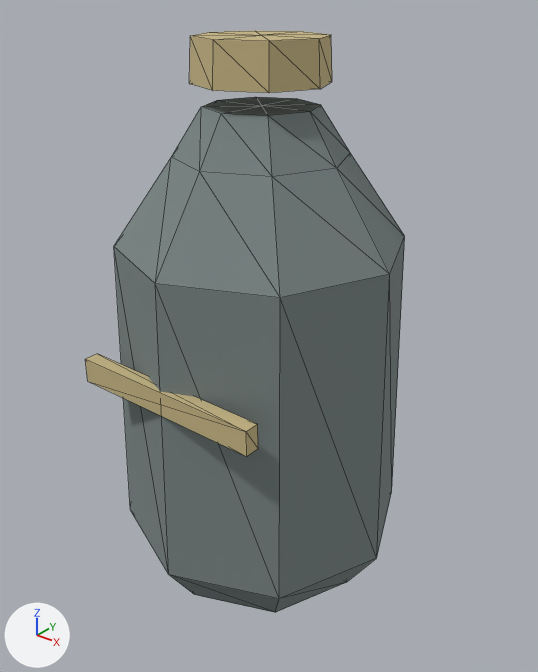
The OBJ model projects/hichaukitoden-game/assets/models/items/mega_potion.obj: old version first, new version second.
Both versions are drawn from a 50 mm lens placed at (1.79, -2.2, 1.32), pointed at (0.03, 0.0, -0.04). The lights are fixed; the arrows at lower left show +X, +Y and +Z. The first picture is the older version. Mesh edges are drawn as thin lines. Where no turn or scale is listed for an object, it has been applied to the vertices.

Names of what the first picture shows: 'mega_potion'.
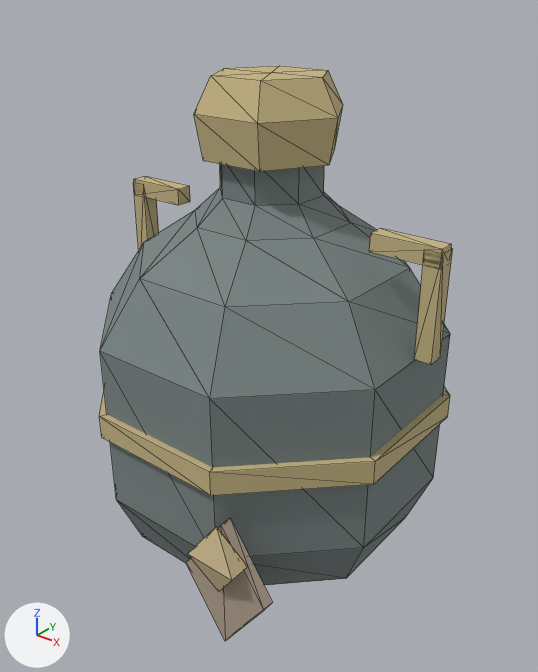
The change in detail:
Material 'wax' (mat_wax) is new.
Its base color is (0.608, 0.494, 0.275) (beige #cdbb8f).
Its roughness is 1.0.
me_mega_potion is used by ob_mega_potion; location (0.0, 0.0, 0.0).
me_mega_potion had 76 vertices, 136 faces and spanned x -0.62..0.62, y -0.62..0.62, z -1.13..1.13.
me_mega_potion now has 150 vertices, 264 faces and spans x -0.76..0.76, y -0.77..0.77, z -1.0..1.0.
me_mega_potion part 1: a new loose piece, an 8-sided cylinder along z spanning x -0.71..0.71, y -0.66..0.77, z -0.34..-0.24, in mat_ritual_gold (beige #c7b685).
me_mega_potion part 2: a new loose piece, a box spanning x -0.765..-0.695, y 0.021..0.091, z 0.06..0.48, in mat_ritual_gold (beige #c7b685).
me_mega_potion part 3: a new loose piece, a box spanning x -0.76..-0.48, y 0.021..0.091, z 0.425..0.495, in mat_ritual_gold (beige #c7b685).
me_mega_potion part 4: a new loose piece, a box spanning x 0.695..0.765, y 0.021..0.091, z 0.06..0.48, in mat_ritual_gold (beige #c7b685).
me_mega_potion part 5: a new loose piece, a box spanning x 0.48..0.76, y 0.021..0.091, z 0.425..0.495, in mat_ritual_gold (beige #c7b685).
me_mega_potion part 6: the loose piece of 42 vertices spanning x -0.62..0.62, y -0.62..0.62, z -1.13..0.89 is rebuilt with 66 vertices and now spans x -0.68..0.68, y -0.63..0.74, z -1.0..0.72.
me_mega_potion part 7: a new loose piece of 20 vertices spanning x -0.3..0.3, y -0.2..0.32, z 0.7..1.0, in mat_ritual_gold (beige #c7b685).
me_mega_potion part 8: the loose piece of 8 vertices spanning x -0.42..0.42, y -0.6..-0.54, z -0.15..-0.05 is deleted.
Part 9, on me_mega_potion:
18 vertices are removed from x -0.26..0.26, y -0.26..0.26, z 0.97..1.13.
32 faces are deleted.
Part 10, on me_mega_potion:
14 vertices are added at x 0.19..0.57, y -0.77..-0.65, z -0.96..-0.39.
12 new faces join them, mat_aged_cloth (beige #b1a08f).
8 new faces join them, mat_wax (beige #cdbb8f).
Other edits to the shape of me_mega_potion do not show in these pictures.
me_mega_potion gains material mat_wax (beige #cdbb8f).

Pixel boxes (x1, y1, x2, y2) of what changed, in the pictures (538 x 672 px):
'mega_potion', reshaped (11% wider): before (85, 30, 405, 613); after (99, 66, 453, 641)
part 1 of me_mega_potion, added (beige): after (99, 387, 450, 496)
part 2 of me_mega_potion, added (beige): after (133, 182, 159, 249)
part 3 of me_mega_potion, added (beige): after (134, 176, 190, 205)
part 4 of me_mega_potion, added (beige): after (414, 248, 453, 365)
part 5 of me_mega_potion, added (beige): after (369, 229, 452, 269)
part 6 of me_mega_potion, rebuilt (20% wider, 18% shorter): before (114, 97, 405, 613); after (100, 164, 450, 585)
part 7 of me_mega_potion, added (beige): after (194, 66, 343, 172)
part 8 of me_mega_potion, deleted (beige): before (85, 354, 258, 457)
part 9 of me_mega_potion, deleted (beige): before (189, 30, 332, 93)
part 10 of me_mega_potion, added (beige): after (186, 518, 273, 641)
